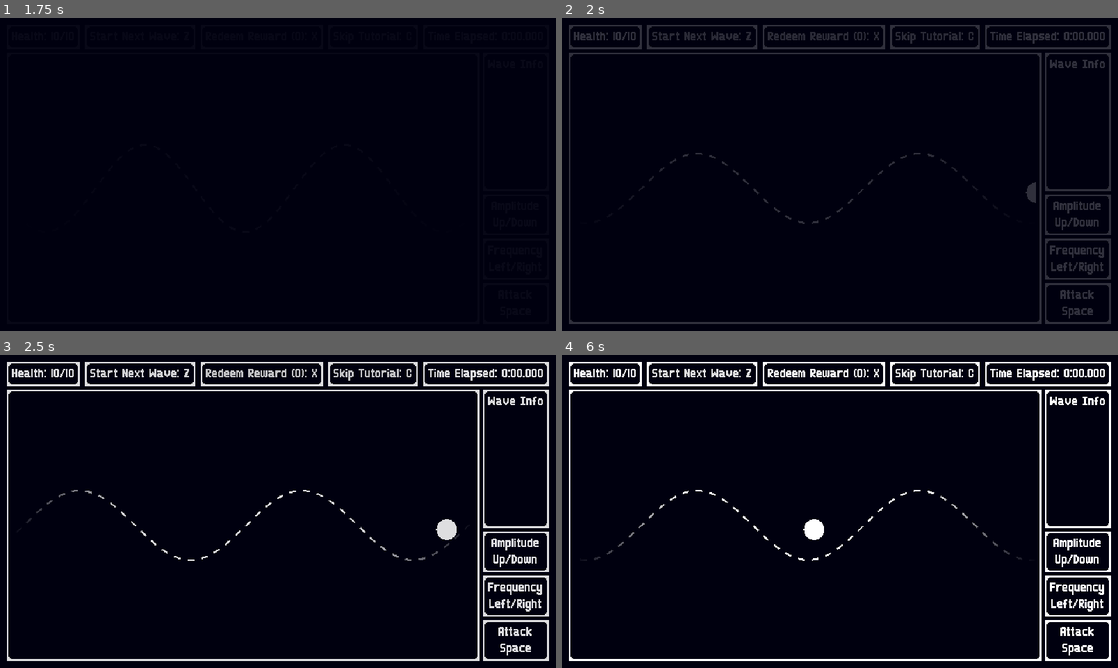
Above: before the commit, frames 1-4 (two rows, left to right).
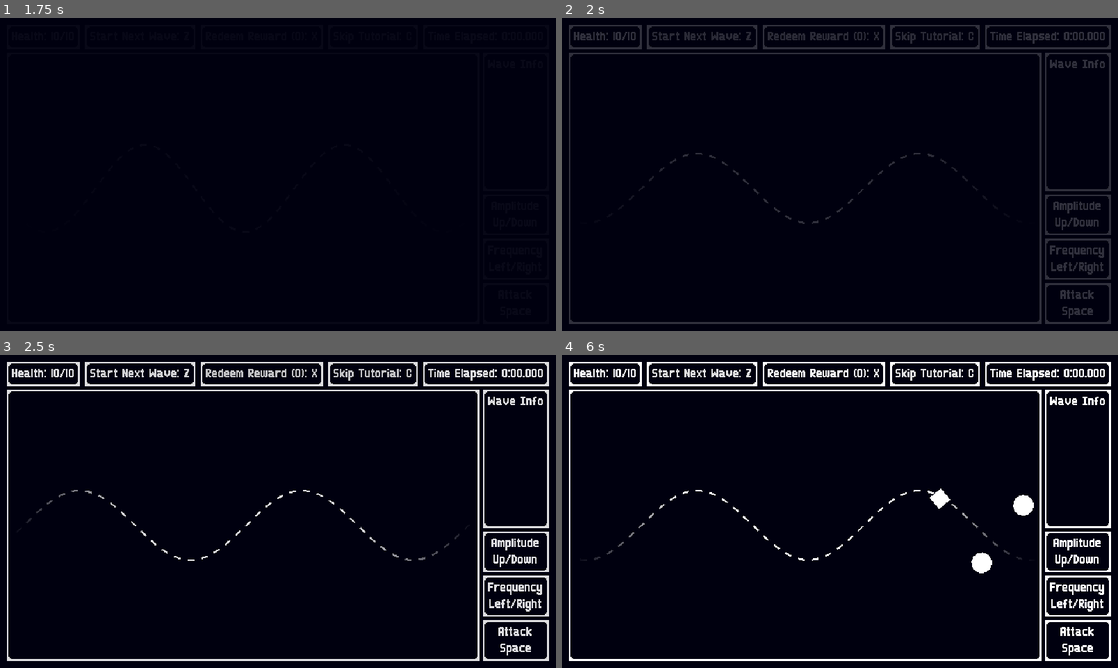
Above: after the commit, the same moments.

Repository: riSygneD/Sineonara
Game: Godot game, scene res://main.tscn
Two runs of this game, one before a commit and one after it. Both use one fixed random seed, a clock stepped at 60 frames per second and the inputs below. The project has no main scene, so this scene is started directly.
Inputs:
- Up to frame 1 (1.75 s): click "play" at 0.5 s; hold Space (attack) from 1.28 s (still down)
- Up to frame 2 (2 s): keep holding Space (attack)
- Up to frame 3 (2.5 s): release Space (attack) at 2 s; click "Start Next Wave: Z" at 2 s
- Up to frame 4 (6 s): click "Start Next Wave: Z" at 2.75 s; click "Redeem Reward (0): X" at 3.5 s; click "Redeem Reward (0): X" at 4.25 s; click "Start Next Wave: Z" at 5 s; click "Redeem Reward (0): X" at 5.75 s

Frame 1 is identical in both runs. In frame 2, less than 0.1% of the frame differs, in the area x 83-86%, y 52-60%; in frame 3, 0.2%; in frame 4, 0.7%, in the area x 43-85%, y 42-70%.

Commit message:
Abstracted basic enemies and added spawner

Diff:
--- /dev/null
+++ b/enemies/basic_collision_polygon.gd
@@ -0,0 +1,67 @@
+@tool
+class_name BasicCollisionPolygon
+extends CollisionPolygon2D
+
+
+enum Shape {
+	TRIANGLE=3, ## Three sided shape.
+	QUAD=4, ## Four sided shape.
+	CIRCLE=12 ## Looks close enough to a circle at lowres.
+}
+
+@export_tool_button("Set Random Angle Offset") var btn_angle : Callable = set_random_angle_offset
+@export_tool_button("Set Random Shape") var btn_shape : Callable = set_random_shape
+@export var shape : Shape = Shape.CIRCLE:
+	set = set_shape
+@export_group("Fine Parameters")
+@export var num_points : int = 3:
+	set = set_num_points
+@export_range(0.0, TAU, PI / 4) var angle_offset : float = 0.0:
+	set = set_angle_offset
+@export var radius : float = 12.0:
+	set = set_radius
+
+
+@onready var visible_on_screen_notifier_2d: VisibleOnScreenNotifier2D = %VisibleOnScreenNotifier2D
+
+
+func _ready() -> void:
+	update_polygon()
+
+
+func set_shape(value : Shape) -> void:
+	shape = value
+	set_num_points(shape as int)
+
+
+func set_num_points(value : int) -> void:
+	num_points = value
+	update_polygon()
+
+
+func set_angle_offset(value : float) -> void:
+	angle_offset = value
+	update_polygon()
+
+
+func set_radius(value : float) -> void:
+	radius = value
+	update_polygon()
+
+func set_random_shape() -> void:
+	set_shape(Shape.values().pick_random())
+
+func set_random_angle_offset() -> void:
+	set_angle_offset(randf_range(0, TAU))
+
+
+func update_polygon() -> PackedVector2Array:
+	var points : Array[Vector2] = []
+	var _angle : float = angle_offset
+	var _angle_step : float = TAU / num_points
+	points.resize(num_points)
+	for idx : int in num_points:
+		points.set(idx, Vector2.from_angle(_angle) * radius)
+		_angle += _angle_step
+	polygon = PackedVector2Array(points)
+	return polygon
--- /dev/null
+++ b/enemies/basic_enemy.gd
@@ -0,0 +1,35 @@
+class_name BasicEnemy
+extends Enemy
+
+var spawn_with_random_shape : bool = true
+var spawn_with_random_angle_offset : bool = true
+
+@onready var basic_collision_polygon: BasicCollisionPolygon = %BasicCollisionPolygon
+@onready var visible_on_screen_notifier_2d: VisibleOnScreenNotifier2D = %VisibleOnScreenNotifier2D
+
+
+func _draw() -> void:
+	if is_node_ready():
+		draw_colored_polygon(get_polygon(), Color.WHITE)
+
+
+func _ready() -> void:
+	if spawn_with_random_shape:
+		basic_collision_polygon.set_random_shape()
+		queue_redraw()
+	if spawn_with_random_angle_offset:
+		basic_collision_polygon.set_random_angle_offset()
+		queue_redraw()
+	visible_on_screen_notifier_2d.screen_exited.connect(_on_screen_exited)
+
+
+func get_polygon() -> PackedVector2Array:
+	if not is_node_ready():
+		return []
+	return basic_collision_polygon.get_polygon()
+
+
+func _on_screen_exited() -> void:
+	if Engine.is_editor_hint():
+		return
+	print("hi owo")
--- /dev/null
+++ b/enemies/basic_enemy.tscn
@@ -0,0 +1,18 @@
+[gd_scene load_steps=3 format=3 uid="uid://chslile3hjjx2"]
+
+[ext_resource type="Script" uid="uid://b5ft0uqdlk7ta" path="res://enemies/basic_enemy.gd" id="1_ubayq"]
+[ext_resource type="Script" uid="uid://dpgeed6dcrnix" path="res://enemies/basic_collision_polygon.gd" id="2_6ofcp"]
+
+[node name="BasicEnemy" type="Area2D"]
+script = ExtResource("1_ubayq")
+
+[node name="VisibleOnScreenNotifier2D" type="VisibleOnScreenNotifier2D" parent="."]
+unique_name_in_owner = true
+rect = Rect2(-12, -12, 24, 24)
+
+[node name="BasicCollisionPolygon" type="CollisionPolygon2D" parent="."]
+unique_name_in_owner = true
+polygon = PackedVector2Array(11.982201, -0.6533612, 10.703568, 5.4252768, 6.556925, 10.050211, 0.65335923, 11.982201, -5.4252734, 10.703569, -10.050209, 6.556928, -11.982201, 0.653363, -10.703571, -5.42527, -6.556922, -10.050213, -0.6533553, -11.982201, 5.4252768, -10.703568, 10.050211, -6.556925)
+script = ExtResource("2_6ofcp")
+num_points = 12
+angle_offset = 6.228711817959562
--- a/enemies/circle_enemy.gd
+++ /dev/null
@@ -1,47 +0,0 @@
-class_name CircleEnemy
-extends Enemy
-
-
-var radius : float = 12.0:
-	set = set_radius
-var circle_shape_2d : CircleShape2D:
-	get:
-		if not is_node_ready():
-			return null
-		return collision_shape_2d.get_shape() as CircleShape2D
-
-
-@onready var collision_shape_2d: CollisionShape2D = %CollisionShape2D
-@onready var visible_on_screen_notifier_2d: VisibleOnScreenNotifier2D = %VisibleOnScreenNotifier2D
-
-
-func _ready() -> void:
-	circle_shape_2d.set_radius(radius)
-	visible_on_screen_notifier_2d.screen_exited.connect(_on_screen_exited)
-
-
-func _draw() -> void:
-	draw_colored_polygon(get_polygon(), Color.WHITE)
-	#draw_circle(Vector2.ZERO, radius, Color.WHITE, true)
-
-
-func set_radius(value : float) -> void:
-	radius = value
-	if is_node_ready():
-		circle_shape_2d.set_radius(radius)
-
-
-func get_polygon() -> PackedVector2Array:
-	var points : Array[Vector2] = []
-	var _num_points : int = 16
-	var _angle : float = 0.0
-	var _angle_step : float = TAU / _num_points
-	points.resize(_num_points)
-	for idx : int in _num_points:
-		points.set(idx, Vector2.from_angle(_angle) * radius)
-		_angle += _angle_step
-	return PackedVector2Array(points)
-
-
-func _on_screen_exited() -> void:
-	print("hi owo")
--- a/enemies/circle_enemy.tscn
+++ /dev/null
@@ -1,16 +0,0 @@
-[gd_scene load_steps=3 format=3 uid="uid://chslile3hjjx2"]
-
-[ext_resource type="Script" uid="uid://b5ft0uqdlk7ta" path="res://enemies/circle_enemy.gd" id="1_nyy3n"]
-
-[sub_resource type="CircleShape2D" id="CircleShape2D_nyy3n"]
-radius = 16.0
-
-[node name="CircleEnemy" type="Area2D"]
-script = ExtResource("1_nyy3n")
-
-[node name="VisibleOnScreenNotifier2D" type="VisibleOnScreenNotifier2D" parent="."]
-unique_name_in_owner = true
-
-[node name="CollisionShape2D" type="CollisionShape2D" parent="."]
-unique_name_in_owner = true
-shape = SubResource("CircleShape2D_nyy3n")
--- a/enemies/enemy.gd
+++ b/enemies/enemy.gd
@@ -2,7 +2,7 @@
 class_name Enemy
 extends Area2D
 
-var speed : float = 64.0
+var speed : float = 48.0
 
 func _init() -> void:
 	set_monitoring(false)
@@ -10,17 +10,25 @@
 	set_collision_layer(1)
 	set_collision_mask(0)
 
+
 func _physics_process(delta: float) -> void:
+	if Engine.is_editor_hint():
+		return
 	global_position.x -= speed * delta
 
+
 @abstract func get_polygon() -> PackedVector2Array
+
 
 func get_global_polygon() -> PackedVector2Array:
 	return Transform2D(0, get_global_position()) * get_polygon()
 
+
 func perish() -> void:
-	set_collision_layer(0)
-	speed = 0
-	hide()
-	await get_tree().process_frame
+	if Engine.is_editor_hint():
+		return
+	#set_collision_layer(0)
+	#speed = 0
+	#hide()
+	#await get_tree().process_frame
 	queue_free()
--- /dev/null
+++ b/enemy_spawner.gd
@@ -0,0 +1,15 @@
+class_name EnemySpawner
+extends Path2D
+
+const BASIC_ENEMY = preload("uid://chslile3hjjx2")
+
+func spawn_enemy() -> void:
+	var random_weight : float = randf()
+	print(random_weight)
+	var random_offset : float = lerpf(0.0, curve.get_baked_length(), random_weight)
+	var spawn_local_pos : Vector2 = curve.sample_baked(random_offset)
+	var spawn_global_pos : Vector2 = get_global_position() + spawn_local_pos
+	var new_enemy := BASIC_ENEMY.instantiate()
+	add_sibling(new_enemy)
+	new_enemy.set_global_position(spawn_global_pos)
+	pass
--- a/game_world.gd
+++ b/game_world.gd
@@ -1 +1,11 @@
 extends Node2D
+
+@onready var spawn_timer: Timer = %SpawnTimer
+@onready var enemy_spawner: EnemySpawner = %EnemySpawner
+
+func _ready() -> void:
+	spawn_timer.timeout.connect(_on_spawn_timer_timeout)
+	spawn_timer.start()
+
+func _on_spawn_timer_timeout() -> void:
+	enemy_spawner.spawn_enemy()
--- a/game_world.tscn
+++ b/game_world.tscn
@@ -1,16 +1,21 @@
-[gd_scene load_steps=4 format=3 uid="uid://cku8kjtawyxjg"]
+[gd_scene load_steps=6 format=3 uid="uid://cku8kjtawyxjg"]
 
+[ext_resource type="Script" uid="uid://bkhe2py62ue7u" path="res://game_world.gd" id="1_e08lw"]
 [ext_resource type="PackedScene" uid="uid://4ad6ir3elqsv" path="res://player_path.tscn" id="2_e2o6t"]
+[ext_resource type="Script" uid="uid://bqjqgqx4ml0c3" path="res://enemy_spawner.gd" id="3_e08lw"]
 [ext_resource type="Theme" uid="uid://18prg1h5nv17" path="res://main_menu_theme.tres" id="3_ea1x0"]
-[ext_resource type="PackedScene" uid="uid://chslile3hjjx2" path="res://enemies/circle_enemy.tscn" id="4_e08lw"]
+
+[sub_resource type="Curve2D" id="Curve2D_e3xe6"]
+_data = {
+"points": PackedVector2Array(0, 0, 0, 0, 0, 32, 0, 0, 0, 0, 0, 268)
+}
+point_count = 2
 
 [node name="GameWorld" type="Node2D"]
-
-[node name="PlayerPath" parent="." instance=ExtResource("2_e2o6t")]
-unique_name_in_owner = true
-position = Vector2(0, 150)
+script = ExtResource("1_e08lw")
 
 [node name="Reference" type="PanelContainer" parent="."]
+visible = false
 offset_left = -6.0
 offset_top = -6.0
 offset_right = 538.0
@@ -22,5 +27,16 @@
 layout_mode = 2
 color = Color(1, 1, 1, 0)
 
-[node name="CircleEnemy" parent="." instance=ExtResource("4_e08lw")]
-position = Vector2(560, 155)
+[node name="PlayerPath" parent="." instance=ExtResource("2_e2o6t")]
+unique_name_in_owner = true
+position = Vector2(0, 150)
+
+[node name="EnemySpawner" type="Path2D" parent="."]
+unique_name_in_owner = true
+position = Vector2(586, 0)
+curve = SubResource("Curve2D_e3xe6")
+script = ExtResource("3_e08lw")
+
+[node name="SpawnTimer" type="Timer" parent="."]
+unique_name_in_owner = true
+process_callback = 0
--- a/player_path.tscn
+++ b/player_path.tscn
@@ -32,7 +32,7 @@
 unique_name_in_owner = true
 texture_repeat = 2
 points = PackedVector2Array(0, 0, 6, 12.485781, 12, 24.49174, 18, 35.556496, 24, 45.254833, 30, 53.214054, 36, 59.12829 …(1317 unchanged characters)…
-width = 1.0
+width = 2.0
 gradient = SubResource("Gradient_fc0e3")
 texture = ExtResource("2_w6iud")
 texture_mode = 1
Not shown, added: enemies/basic_collision_polygon.gd.uid
Renamed: enemies/circle_enemy.gd.uid -> enemies/basic_enemy.gd.uid
Not shown, added: enemy_spawner.gd.uid
